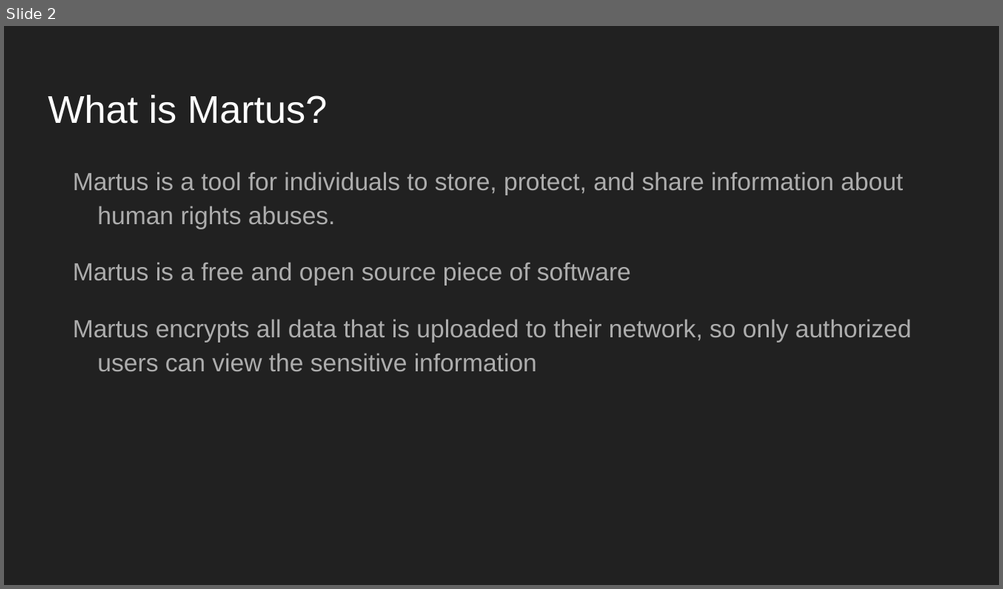
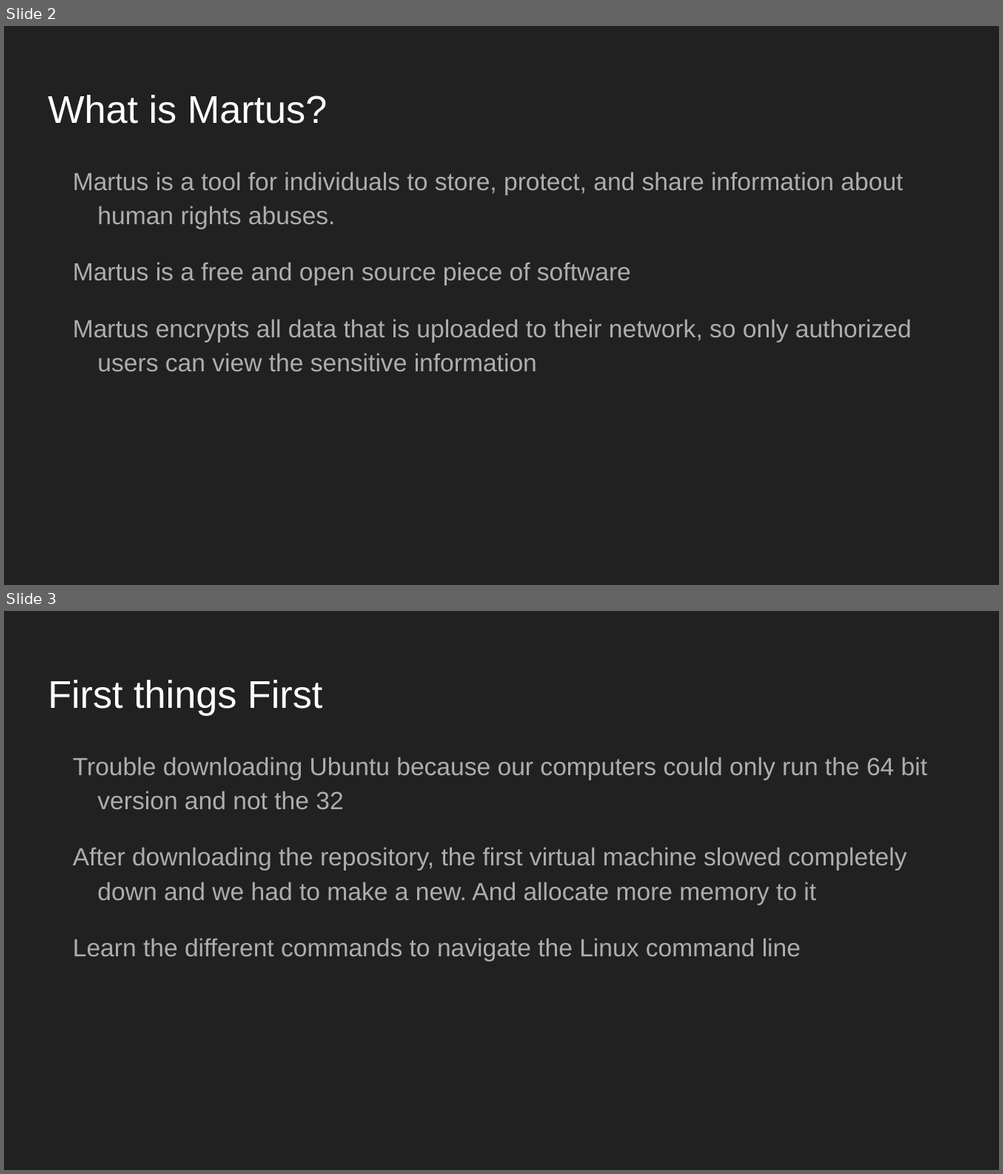
Before and after one commit to CSCI-362-02-2016/Information, a slide deck: Martus.pptx. Shown one above the other, each under a label of ours: slide 2 before the commit, slides 2 and 3 after it. The pictures are 1003x589 and 1003x1174 pixels, drawn with LibreOffice and Linux fonts; fonts in the diff are those of the drawing. Boxes give left, top, right and bottom in pixels: in the first picture for what was removed or moved away, otherwise in the second. Text is boxed around its words. In the diff, an @@ line names an element or a change of style, - is before the commit and + after.

```diff
--- a/Martus.pptx
+++ b/Martus.pptx
@@ slide 3 added at bbox=[4, 611, 999, 1170], background #212121 @@
@@ title added at bbox=[48, 680, 322, 715], 28 pt, text #FFFFFF @@
+First things First
@@ text added at bbox=[73, 757, 927, 961], 18 pt, text #ADADAD @@
+Trouble downloading Ubuntu because our computers could only run the 64 bit version and not the 32
+After downloading the repository, the first virtual machine slowed completely down and we had to make a new. And allocate more memory to it
+Learn the different commands to navigate the Linux command line
```
Also in this commit, not shown: 6 slides changed, 1 other slide added.
